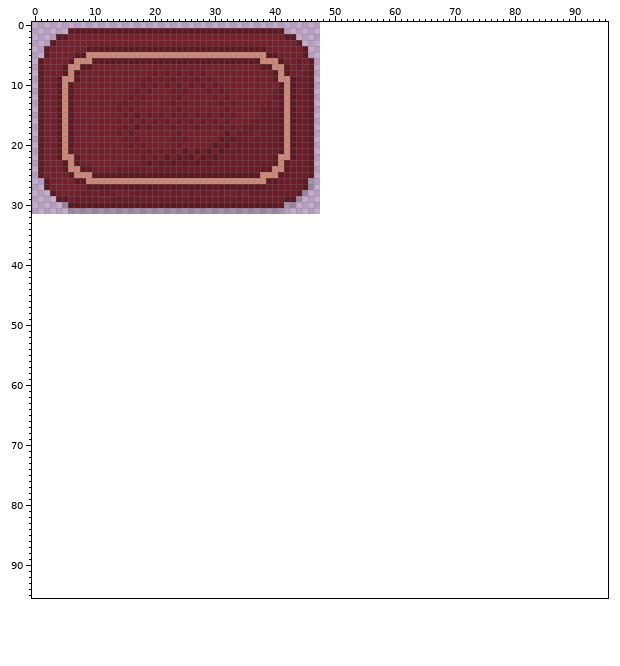
Sprite sheet: Content/Objects/Furniture/RedRug.png. This is how it looked before the edit.
The file is 48x32 pixels. Colours within 5 levels of each other are drawn and written as one. The old version is drawn lined up with the new one, on the new canvas.
The same view after the edit:
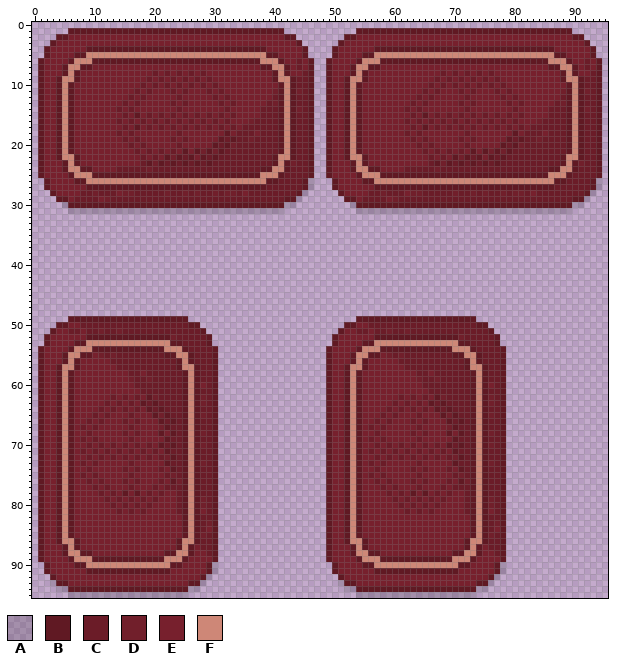
Palette (. is transparent): A #00000029  B #601923  C #6b1c28  D #711f2b  E #77202d  F #ce8777
From the commit log: quickly made the rug rotate too
Change:
canvas 48x32 -> 96x96
Changed rows in their new state; - is an unchanged pixel.
first column x 49:
 1 -----BBBBBBBBBBBBBBBBBBBBBBBBBBBBBBBBBBBB-----
 2 ---BBEEEEEEEEEEEEEEEEEEEEEEEEEEEEEEEEEEEEBB---
 3 --BEEEEEEEEEEEEEEEEEEEEEEEEEEEEEEEEEEEEEEEEB--
 4 -BEEEEEEBBBBBBBBBBBBBBBBBBBBBBBBBBBBBBEEEEEEB-
 5 -BEEEEBBFFFFFFFFFFFFFFFFFFFFFFFFFFFFFFBBEEEEB-
 6 BEEEEBFFFBBBBBBBBBBBBBBBBBBBBBBBBBBBBFFFBEECEB
 7 BEEEBFFBBEEEEEEEEEEEEEEEEEEEEEEEEEEEEBBFFBECEB
 8 BEEEBFBEEEEEEEEEEEECECECECECEEEEEEEEEEEBFBEECB
 9 BEEBFFBEEEEEEEEEEECECECECECECEEEEEEEEEEBFFBCCB
10 BEEBFBEEEEEEEEEEECECECECECECECEEEEEEEEEEBFBCCB
11 BEEBFBEEEEEEEEEECECEEECECEEECECEEEEEEEEDBFBDCB
12 BEEBFBEEEEEEEEECECEEEEECEEEEECECEEEEEEECBFBCCB
13 BEEBFBEEEEEEEECECEEEEECECEEEEECECEEEEECDBFBCCB
14 BEEBFBEEEEEEECECEEEEEEECEEEEEEECEEEEECCCBFBDCB
15 BEEBFBEEEEEEEECEBECECECECECECECECEEEECCCBFBCCB
16 BEEBFBEEEEEEECECECECECECECECECECEEEDCCCCBFBCCB
17 BEEBFBEEEEEEEECEBECECECECECECECECECCCCCCBFBCCB
18 BEEBFBEEEEEEECECEEEEEEECEEEEEEEBECCCECCCBFBCCB
19 BEEBFBEEEEEEEECECEEEEECECEEEEEBCBCCDCCCCBFBCCB
20 BEEBFBEEEEEEEEECECEEEEECEEEEEBCBDCCCCCCCBFBCCB
21 BEEBFBEEEEEEEEEECECECECEBEBDBDBCCCCCCCCCBFBCCB
22 BEEBFFBEEEEEEEEEECECEBDBCBEBCBCCCCCCCCCBFFBCCB
23 BEEEBFBEEEEEEEEEECBDBCBCBCBCBCCCCCCCCCCBFBDCCB
24 BEEEBFFBBEEEECCCCCDCCCCCCCCCCCCCCCCCCBBFFBCCCB
25 BEEEEBFFFBBBBBBBBBBBBBBBBBBBBBBBBBBBBFFFBCCCCB
26 -BEEEEBBFFFFFFFFFFFFFFFFFFFFFFFFFFFFFFBBCCCCBA
27 -BEEEEEEBBBBBBBBBBBBBBBBBBBBBBBBBBBBBBCCCCCCBA
28 --BEEEECCDCCCEDDCCCCCDCCDCDCCDCDDCECCCCCCCCBA-
29 ---BBECCCCEDCCCCCCCCCCCCCCCCCCCCCCCCCCCCCBBA--
30 ----ABBBBBBBBBBBBBBBBBBBBBBBBBBBBBBBBBBBBAA---
31 -----AAAAAAAAAAAAAAAAAAAAAAAAAAAAAAAAAAAA-----
first column x 1:
49 -----BBBBBBBBBBBBBBBBBBBB----------------------------BBBBBBBBBBBBBBBBBBBB-----
50 ---BBEECCCCCCCCCCCCCCCCCCBB------------------------BBEECCCCCCCCCCCCCCCCCCBB---
51 --BEECCECCDCCDCCCCCCCCCCCCCB----------------------BEECCECCDCCDCCCCCCCCCCCCCB--
52 -BEEEEEEBBBBBBBBBBBBBBDCCCCCB--------------------BEEEEEEBBBBBBBBBBBBBBDCCCCCB-
53 -BEEEEBBFFFFFFFFFFFFFFBBCCCCB--------------------BEEEEBBFFFFFFFFFFFFFFBBCCCCB-
54 BEEEEBFFFBBBBBBBBBBBBFFFBCCCCB------------------BEEEEBFFFBBBBBBBBBBBBFFFBCCCCB
55 BEEEBFFBBEDCDCCCCCCCCBBFFBCCCB------------------BEEEBFFBBEDCDCCCCCCCCBBFFBCCCB
56 BEEEBFBEEEEECCCCCCCCCCCBFBCCCB------------------BEEEBFBEEEEECCCCCCCCCCCBFBCCCB
57 BEEBFFBEEEEEECCCCCCCCCCBFFBCCB------------------BEEBFFBEEEEEECCCCCCCCCCBFFBCCB
58 BEEBFBEEEEEEEEECCECCCCCCBFBCCB------------------BEEBFBEEEEEEEEECCECCCCCCBFBCCB
59 BEEBFBEEEEEEEEEDCCDCCCCCBFBCCB------------------BEEBFBEEEEEEEEEDCCDCCCCCBFBCCB
60 BEEBFBEEEEEEEEEECCCCCCCCBFBECB------------------BEEBFBEEEEEEEEEECCCCCCCCBFBECB
61 BEEBFBEEEEEEEEEEECCCCCCCBFBCCB------------------BEEBFBEEEEEEEEEEECCCCCCCBFBCCB
62 BEEBFBEEEEEECECECEBDCCCCBFBDCB------------------BEEBFBEEEEEECECECEBDCCCCBFBDCB
63 BEEBFBEEEEECECECEBCBCCCCBFBDCB------------------BEEBFBEEEEECECECEBCBCCCCBFBDCB
64 BEEBFBEEEECECECECEBCBCCCBFBCCB------------------BEEBFBEEEECECECECEBCBCCCBFBCCB
65 BEEBFBEEECECEEECEEEBDBCCBFBDCB------------------BEEBFBEEECECEEECEEEBDBCCBFBDCB
66 BEEBFBEECECEEECECEEEBCBCBFBCCB------------------BEEBFBEECECEEECECEEEBCBCBFBCCB
67 BEEBFBECECEEEEECEEEEDBCCBFBCCB------------------BEEBFBECECEEEEECEEEEDBCCBFBCCB
68 BEEBFBEECEEEEECECEEEBEBCBFBDCB------------------BEEBFBEECEEEEECECEEEBEBCBFBDCB
69 BEEBFBECECEEEEECEEEEEBCCBFBCCB------------------BEEBFBECECEEEEECEEEEEBCCBFBCCB
70 BEEBFBEECECECECECECEBCBCBFBDCB------------------BEEBFBEECECECECECECEBCBCBFBDCB
71 BEEBFBECECECECECECECEBCCBFBCCB------------------BEEBFBECECECECECECECEBCCBFBCCB
72 BEEBFBEECECECECECECECDBCBFBCCB------------------BEEBFBEECECECECECECECDBCBFBCCB
73 BEEBFBECECEEEEECEEEEEBCCBFBDCB------------------BEEBFBECECEEEEECEEEEEBCCBFBDCB
74 BEEBFBEECEEEEECECEEECEBCBFBCCB------------------BEEBFBEECEEEEECECEEECEBCBFBCCB
75 BEEBFBECECEEEEECEEEEECDCBFBCCB------------------BEEBFBECECEEEEECEEEEECDCBFBCCB
76 BEEBFBEECECEEECECEEECEBDBFBCCB------------------BEEBFBEECECEEECECEEECEBDBFBCCB
77 BEEBFBEEECECEEECEEECECCCBFBCCB------------------BEEBFBEEECECEEECEEECECCCBFBCCB
78 BEEBFBEEEECECEBEBECECEECBFBCCB------------------BEEBFBEEEECECEBEBECECEECBFBCCB
79 BEEBFBEEEEECECECECECEEECBFBDCB------------------BEEBFBEEEEECECECECECEEECBFBDCB
80 BEEBFBEEEEEECECECECEEEECBFBDCB------------------BEEBFBEEEEEECECECECEEEECBFBDCB
81 BEEBFBEEEEEEECECECEEEEECBFBECB------------------BEEBFBEEEEEEECECECEEEEECBFBECB
82 BEEBFBEEEEEEEEEEEEEEEEEEBFBCCB------------------BEEBFBEEEEEEEEEEEEEEEEEEBFBCCB
83 BEEBFBEEEEEEEEEEEEEEEEEEBFBCDB------------------BEEBFBEEEEEEEEEEEEEEEEEEBFBCDB
84 BEEBFBEEEEEEEEEEEEEEEEEEBFBCEB------------------BEEBFBEEEEEEEEEEEEEEEEEEBFBCEB
85 BEEBFBEEEEEEEEEEEEEEEEEEBFBDCB------------------BEEBFBEEEEEEEEEEEEEEEEEEBFBDCB
86 BEEBFFBEEEEEEEEEEEEEEEEBFFBCCB------------------BEEBFFBEEEEEEEEEEEEEEEEBFFBCCB
87 BEEEBFBEEEEEEEEEEEEEEEEBFBECCB------------------BEEEBFBEEEEEEEEEEEEEEEEBFBECCB
88 BEEEBFFBBEEEEEEEEEEEEBBFFBEECB------------------BEEEBFFBBEEEEEEEEEEEEBBFFBEECB
89 BEEEEBFFFBBBBBBBBBBBBFFFBEEEEB------------------BEEEEBFFFBBBBBBBBBBBBFFFBEEEEB
90 -BEEEEBBFFFFFFFFFFFFFFBBEEEEBA-------------------BEEEEBBFFFFFFFFFFFFFFBBEEEEBA
91 -BEEEEEEBBBBBBBBBBBBBBEEEEEEBA-------------------BEEEEEEBBBBBBBBBBBBBBEEEEEEBA
92 --BEEEEEEEEEEEEEEEEEEEEEEEEBA---------------------BEEEEEEEEEEEEEEEEEEEEEEEEBA-
93 --ABBEEEEEEEEEEEEEEEEEEEEBBA----------------------ABBEEEEEEEEEEEEEEEEEEEEBBA--
94 ---AABBBBBBBBBBBBBBBBBBBBAA------------------------AABBBBBBBBBBBBBBBBBBBBAA---
95 -----AAAAAAAAAAAAAAAAAAAA----------------------------AAAAAAAAAAAAAAAAAAAA-----
Boxes around the changes in both pictures, in picture pixels (x1, y1, x2, y2):
added: (326, 28, 602, 214)
added: (38, 316, 218, 598)
added: (326, 316, 506, 598)
